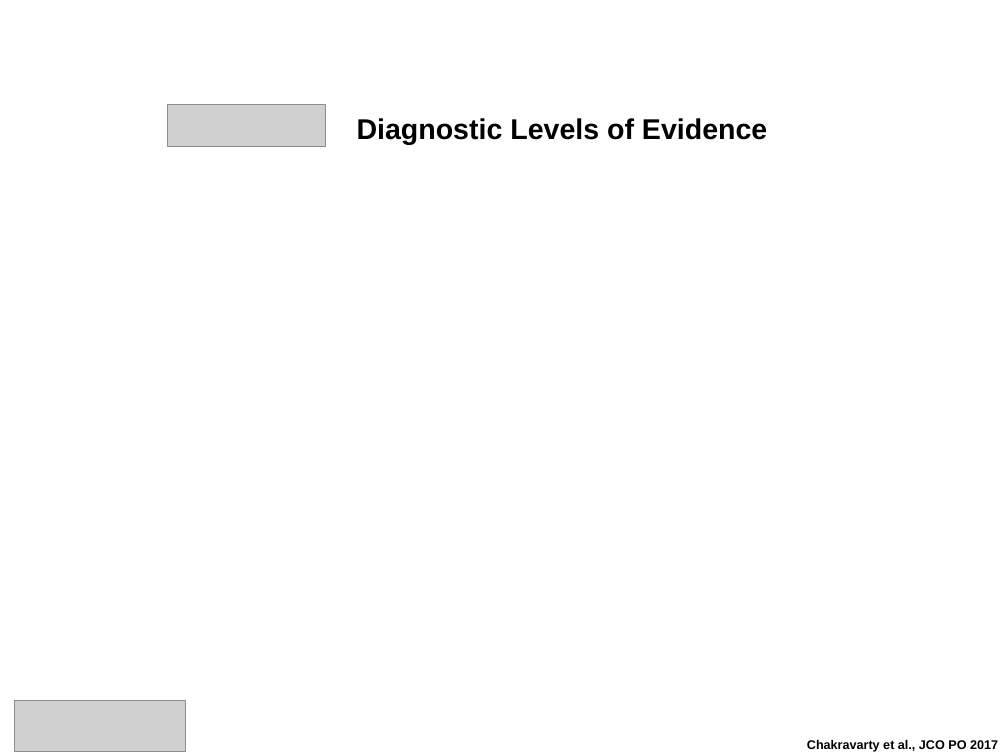
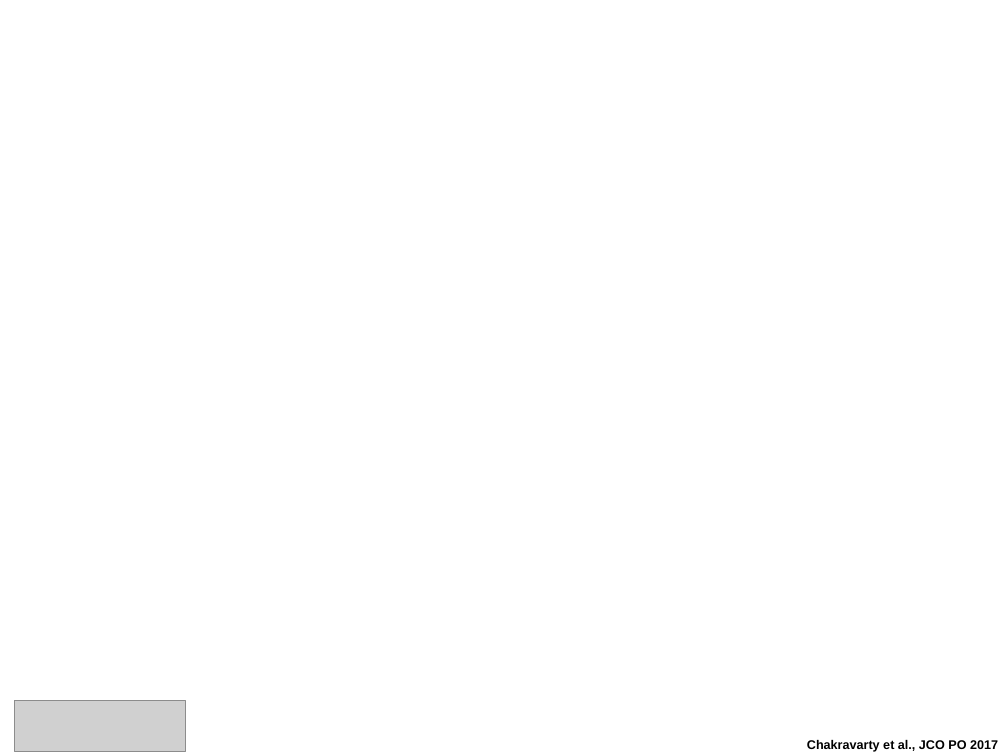
Before and after one commit to oncokb/oncokb-public, a slide deck: slide 1 of src/main/webapp/content/files/levelOfEvidence/DX/LevelsOfEvidence.ppt. Drawn at 1008x756 pixels with LibreOffice and Linux fonts; fonts in the diff are those of the drawing; grey boxes stand for pictures; background and template pictures are left out. Boxes give left, top, right and bottom in pixels: in the first picture for what was removed or moved away, otherwise in the second. Text is boxed around its words. In the diff, an @@ line names an element or a change of style, - is before the commit and + after.

Commit message:
Update all Levels of Evidence pdf/ppt

```diff
--- a/src/main/webapp/content/files/levelOfEvidence/DX/LevelsOfEvidence.ppt
+++ b/src/main/webapp/content/files/levelOfEvidence/DX/LevelsOfEvidence.ppt
@@ picture removed at (167,105,326,147) @@
@@ text removed at (357,118,767,145) @@
-Diagnostic Levels of Evidence
```
Also in this commit, not shown: 6 other files.
